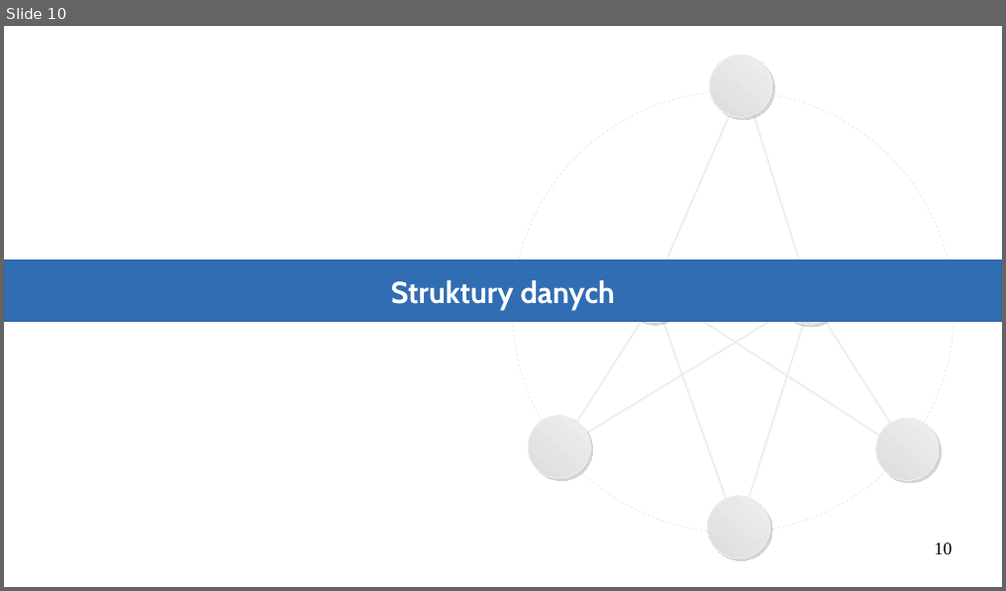
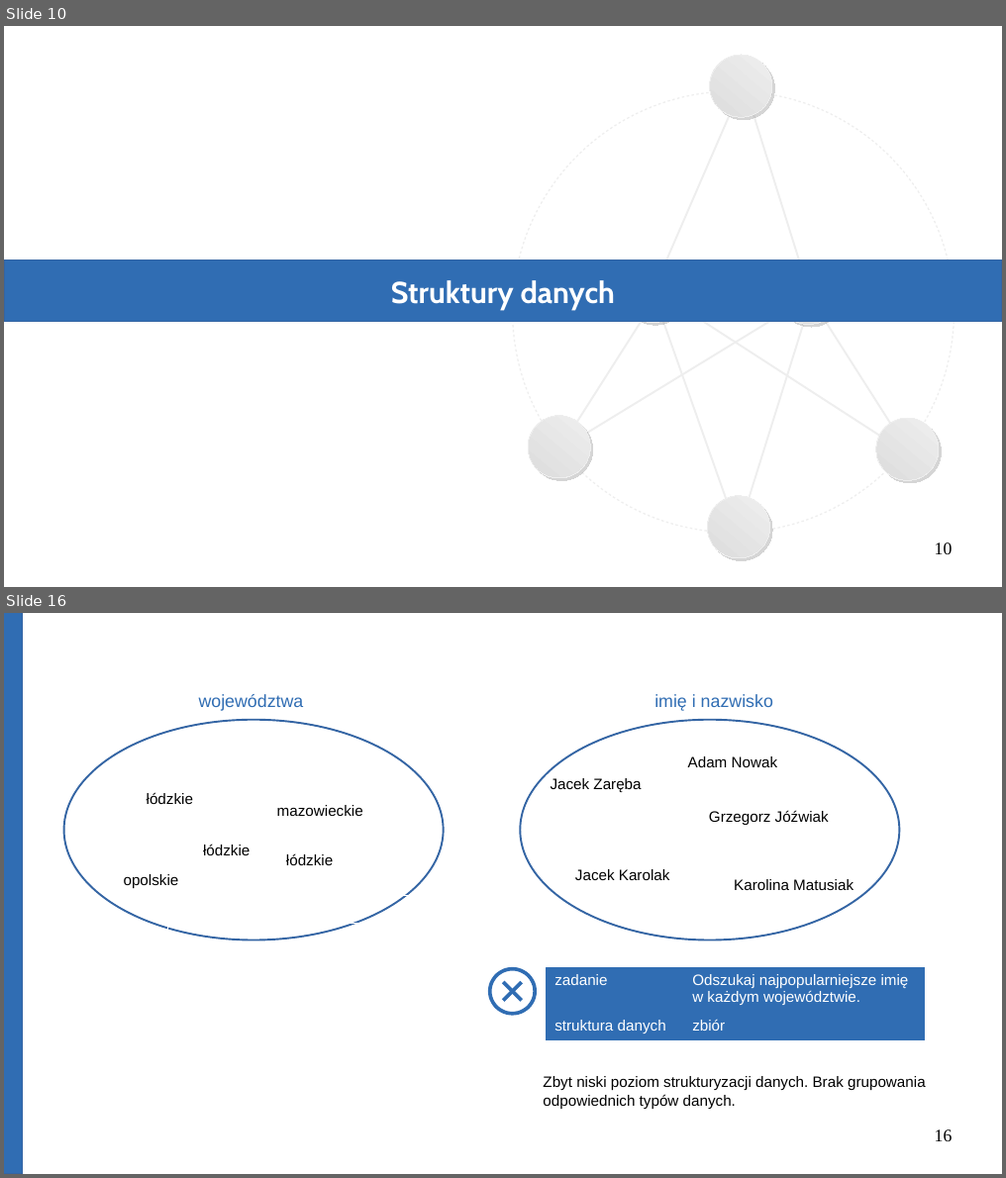
Before and after one commit to Michael-Wisniewski/algorithmic-workshop, a slide deck: Data_Structures.odp. Shown one above the other, each under a label of ours: slide 10 before the commit, slides 10 and 16 after it; the slides between them are not shown. The pictures are 1006x591 and 1006x1178 pixels, drawn with LibreOffice and Linux fonts; fonts in the diff are those of the drawing. Boxes give left, top, right and bottom in pixels: in the first picture for what was removed or moved away, otherwise in the second. Text is boxed around its words. In the diff, an @@ line names an element or a change of style, - is before the commit and + after.

```diff
--- a/Data_Structures.odp
+++ b/Data_Structures.odp
@@ slide 16 added at [4, 613, 1002, 1174], background #FFFFFF @@
@@ rectangle added at [4, 613, 22, 1174], fill #306DB3, outline #3465A4 0 pt @@
@@ text added at [199, 694, 304, 711], 14 pt, text #306DB3 @@
+województwa
@@ text added at [654, 694, 773, 711], 14 pt, text #306DB3 @@
+imię i nazwisko
@@ ellipse added at [63, 720, 444, 941], fill #FFFFFF, outline #3465A4 1.5 pt @@
@@ ellipse added at [520, 720, 900, 941], fill #FFFFFF, outline #3465A4 1.5 pt @@
@@ text added at [688, 757, 778, 767], 12 pt, text #000000 @@
+Adam Nowak
@@ text added at [550, 778, 641, 792], 12 pt, text #000000 @@
+Jacek Zaręba
@@ text added at [147, 792, 193, 804], 12 pt, text #000000 @@
+łódzkie
@@ text added at [277, 805, 363, 816], 12 pt, text #000000 @@
+mazowieckie
@@ text added at [709, 810, 829, 825], 12 pt, text #000000 @@
+Grzegorz Jóźwiak
@@ text added at [203, 844, 250, 856], 12 pt, text #000000 @@
+łódzkie
@@ text added at [124, 874, 179, 888], 12 pt, text #000000 @@
+opolskie
@@ text added at [286, 854, 333, 865], 12 pt, text #000000 @@
+łódzkie
@@ text added at [575, 869, 670, 880], 12 pt, text #000000 @@
+Jacek Karolak
@@ text added at [734, 879, 853, 890], 12 pt, text #000000 @@
+Karolina Matusiak
@@ table added at [547, 968, 925, 1038], 2 rows, 2 columns @@
+zadanie | Odszukaj najpopularniejsze imię w każdym województwie.
+struktura danych | zbiór
@@ freeform shape added at [490, 969, 536, 1014], outline #306DB3 2.89 pt @@
@@ freeform shape added at [503, 982, 521, 1000], outline #306DB3 2.89 pt @@
@@ freeform shape added at [503, 982, 521, 1000], outline #306DB3 2.89 pt @@
@@ text added at [543, 1076, 926, 1109], 12 pt, text #000000 @@
+Zbyt niski poziom strukturyzacji danych. Brak grupowania odpowiednich typów danych.
@@ page number added at [935, 1130, 952, 1142], 14 pt, text #000000 @@
+16
```
Also in this commit, not shown: 2 slides changed, 9 other slides added, 2 other files.
